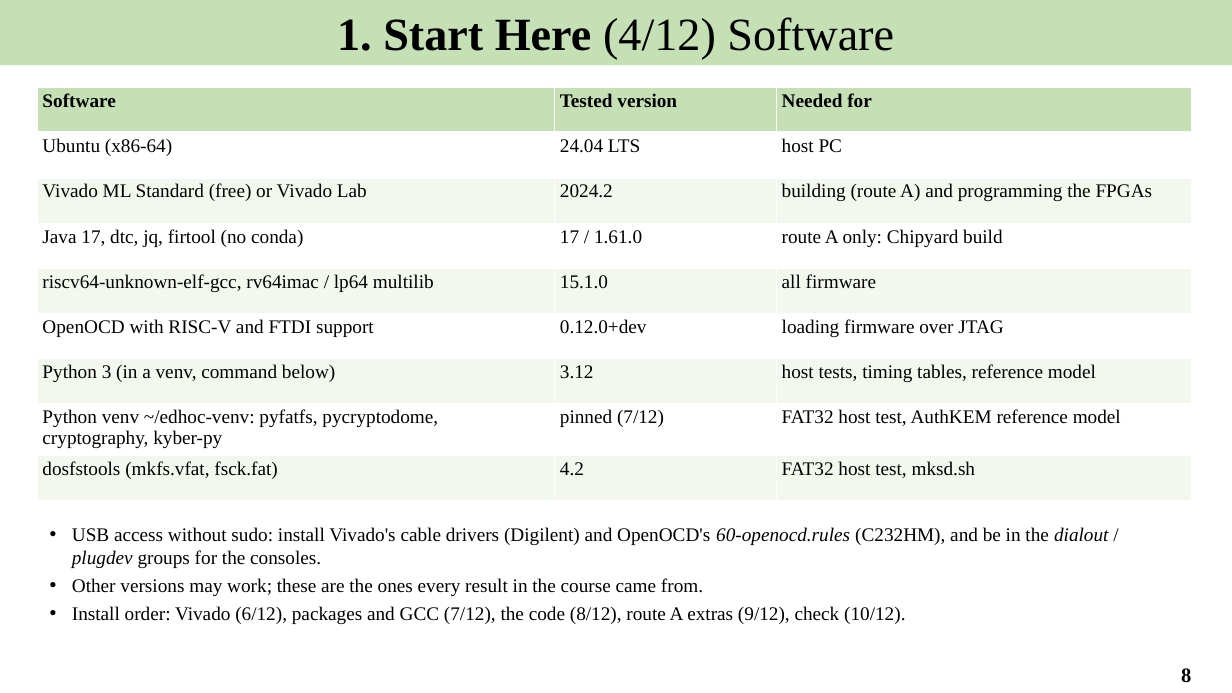
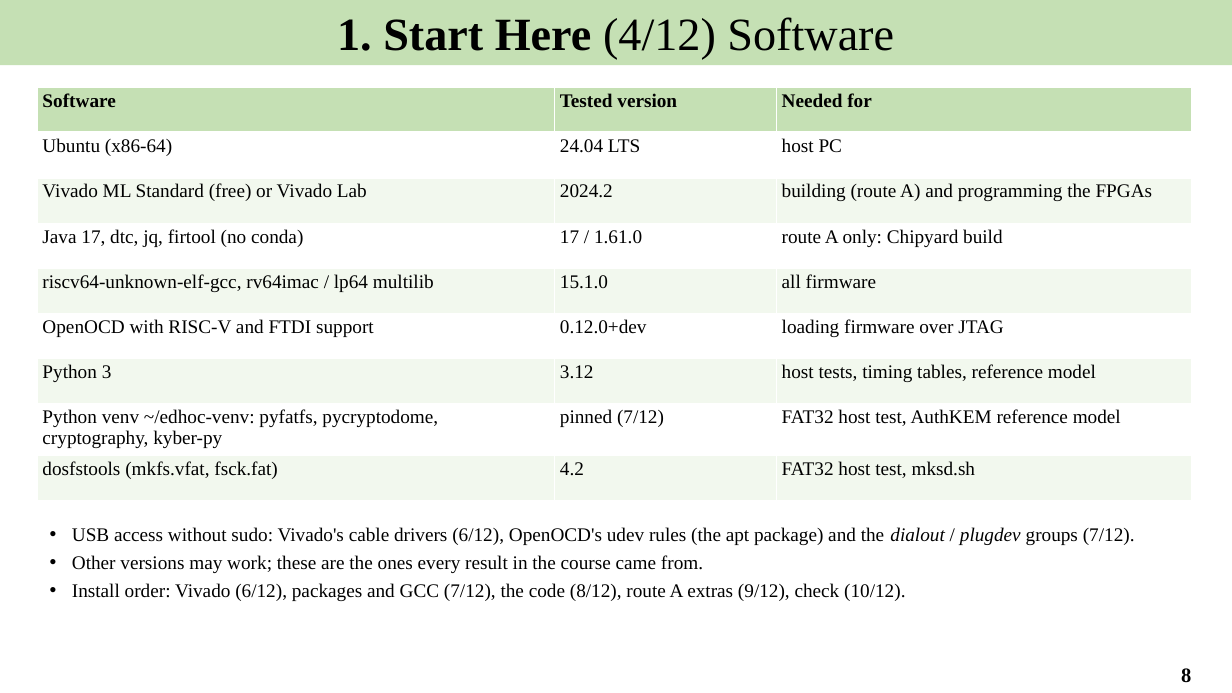
Before and after one commit to Khaiduy/chipyard-edhoc, a slide deck: slide 8 of fpga/sw/export/docs/slides/01_EDHOC_SoC_on_Arty_A7-100T.pptx. Drawn at 1232x693 pixels with LibreOffice and Linux fonts; fonts in the diff are those of the drawing. Boxes give left, top, right and bottom in pixels: in the first picture for what was removed or moved away, otherwise in the second. Text is boxed around its words. In the diff, an @@ line names an element or a change of style, - is before the commit and + after.

```diff
--- a/fpga/sw/export/docs/slides/01_EDHOC_SoC_on_Arty_A7-100T.pptx
+++ b/fpga/sw/export/docs/slides/01_EDHOC_SoC_on_Arty_A7-100T.pptx
@@ table at [37,88,1192,494] @@
-row 7, column 1: Python 3 (in a venv, command below)
+row 7, column 1: Python 3
@@ text at [72,527,1135,545]: text changed @@
-• USB access without sudo: install Vivado's cable drivers (Digilent) and OpenOCD's 60-openocd.rules (C232HM), and be in the dialout / plugdev groups for the consoles.
+• USB access without sudo: Vivado's cable drivers (6/12), OpenOCD's udev rules (the apt package) and the dialout / plugdev groups (7/12).
```
Also in this commit, not shown: 3 other slides changed, 8 other files.
